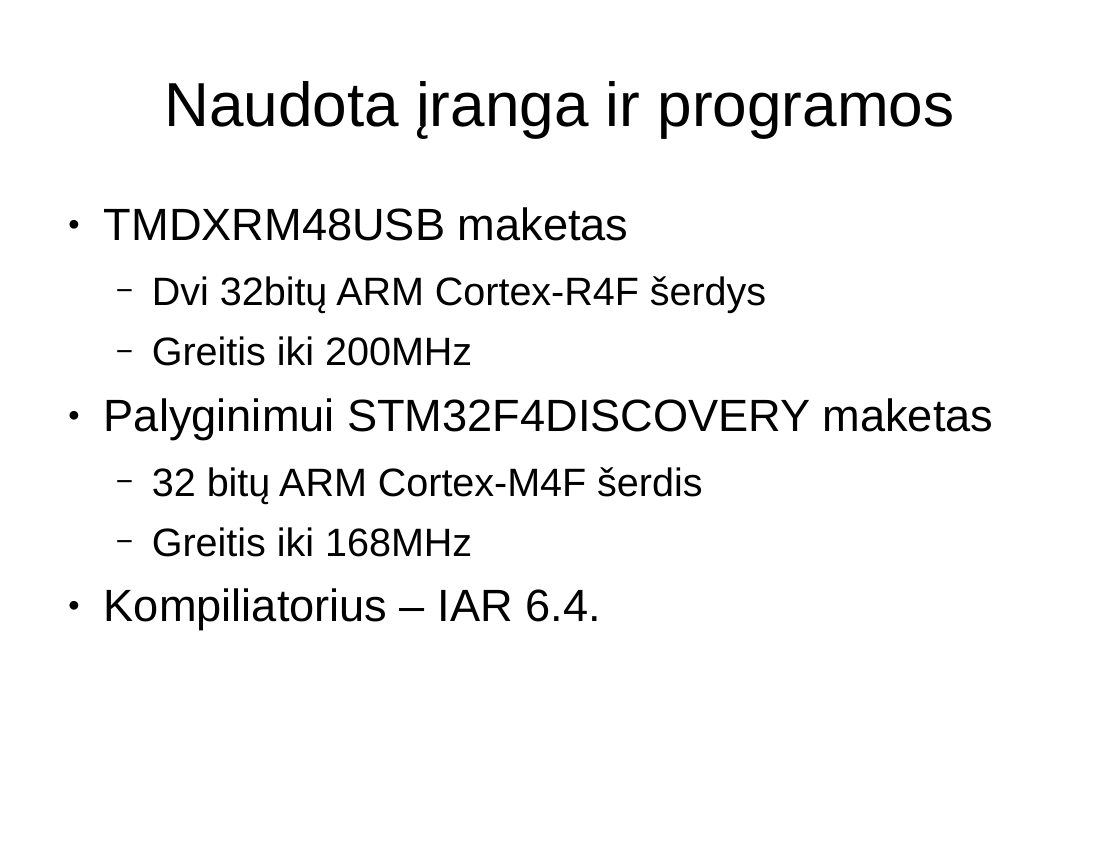
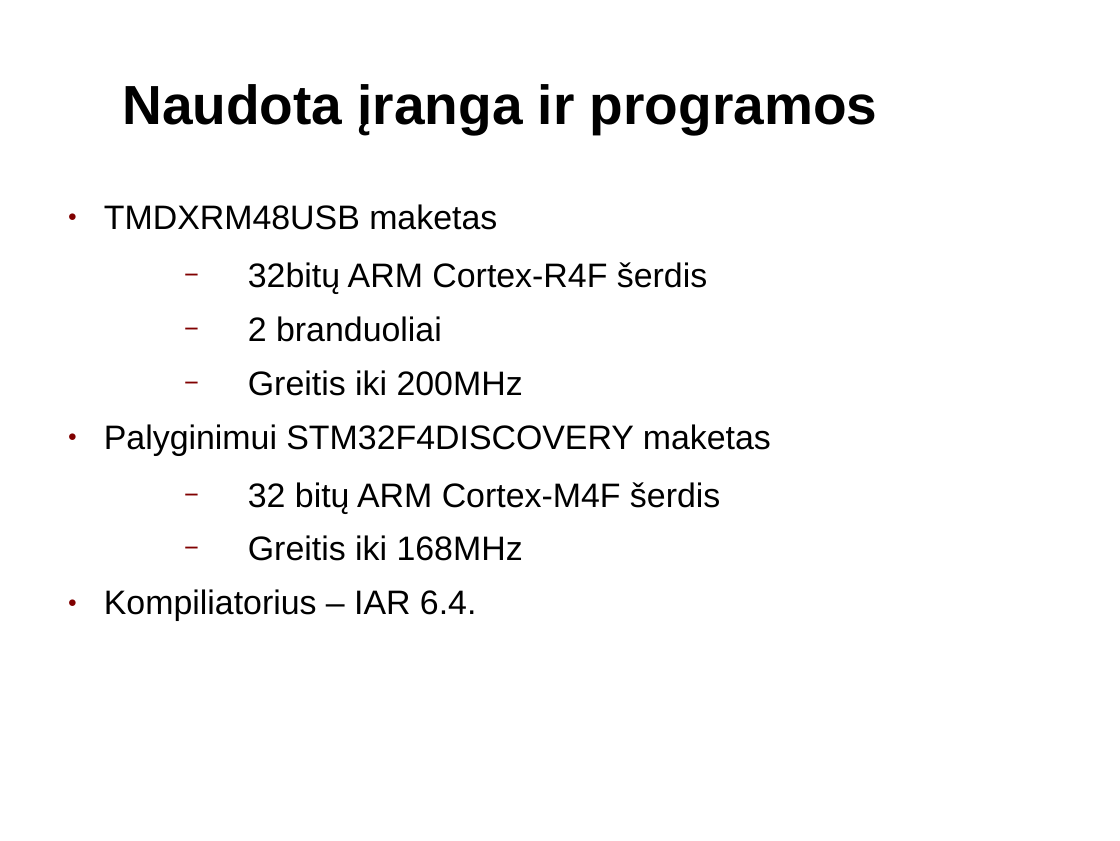
Before and after one commit to kurmis/bakis, a slide deck: slide 5 of pristatymas bak/Mindaugas Kurmauskas.ppt. Drawn at 1120x841 pixels with LibreOffice and Linux fonts; fonts in the diff are those of the drawing; background and template pictures are left out. Boxes give left, top, right and bottom in pixels: in the first picture for what was removed or moved away, otherwise in the second. Text is boxed around its words. In the diff, an @@ line names an element or a change of style, - is before the commit and + after.

```diff
--- a/pristatymas bak/Mindaugas Kurmauskas.ppt
+++ b/pristatymas bak/Mindaugas Kurmauskas.ppt
@@ title "Naudota įranga ir programos" moved from (x1=164, y1=81, x2=955, y2=137) to (x1=122, y1=84, x2=877, y2=133) @@
@@ title "Naudota įranga ir programos" at (x1=122, y1=84, x2=877, y2=133): size 44 to 39 pt, bold on @@
@@ text at (x1=104, y1=204, x2=771, y2=621): size 32 to 24 pt in "TMDXRM48USB maketas", "Palyginimui STM32F4DISCOVERY maketas", "Kompiliatorius – IAR 6.4."; size 28 to 24 pt in "Greitis iki 200MHz", "32 bitų ARM Cortex-M4F šerdis", "Greitis iki 168MHz"; bullet colour #000000 to #800000; indent changed @@
@@ text at (x1=248, y1=262, x2=707, y2=342): text changed; size 28 to 24 pt @@
-  − Dvi 32bitų ARM Cortex-R4F šerdys
+  − 32bitų ARM Cortex-R4F šerdis
+  − 2 branduoliai
```
Also in this commit, not shown: 11 other slides changed, 6 other files.
